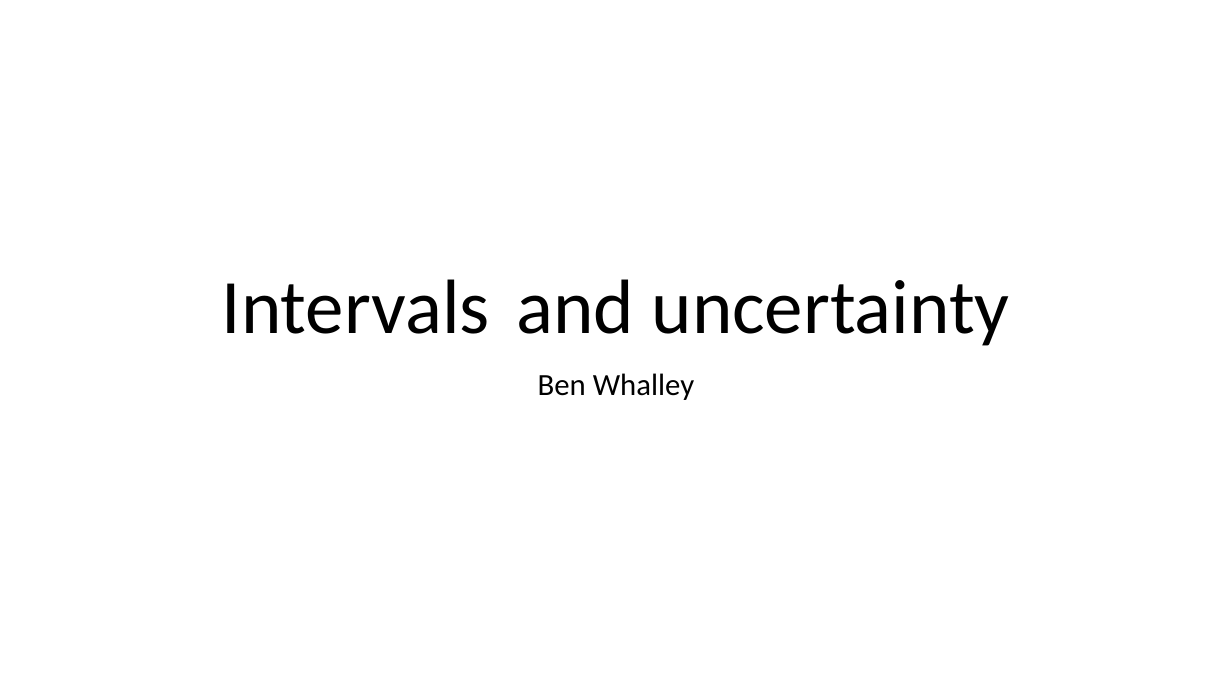
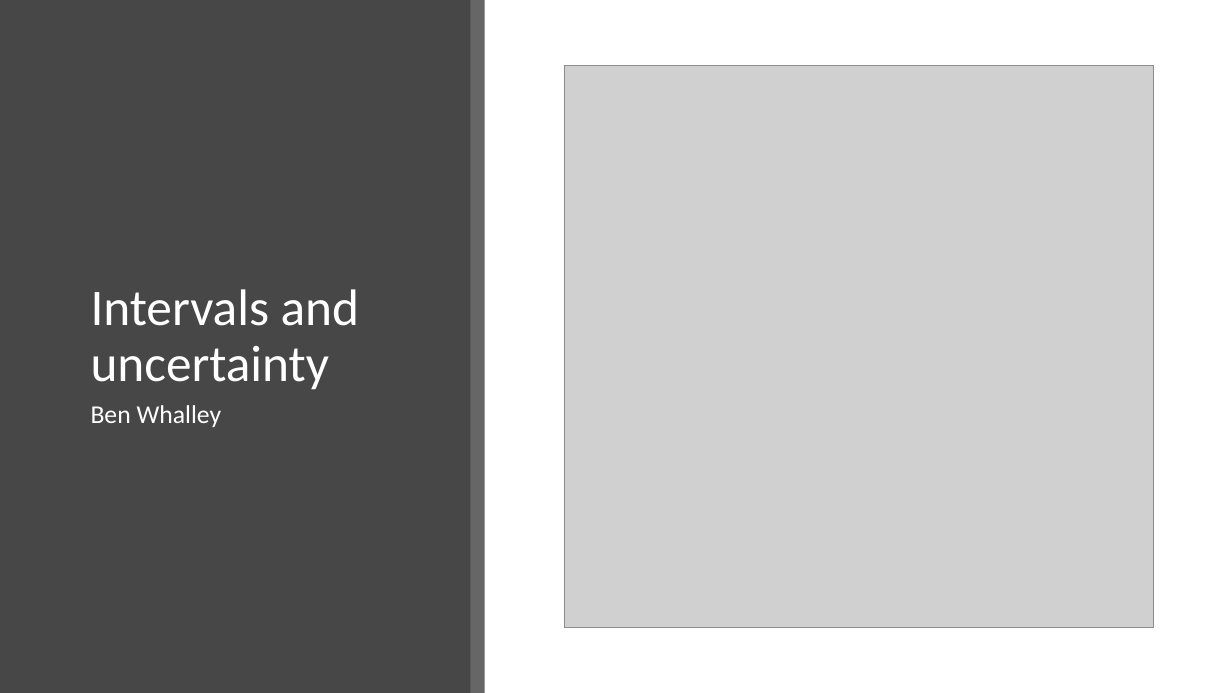
Before and after one commit to benwhalley/datafluency, a slide deck: slide 1 of slides/uncertainty.pptx. Drawn at 1232x693 pixels with LibreOffice and Linux fonts; fonts in the diff are those of the drawing; grey boxes stand for pictures. Boxes give left, top, right and bottom in pixels: in the first picture for what was removed or moved away, otherwise in the second. Text is boxed around its words. In the diff, an @@ line names an element or a change of style, - is before the commit and + after.

```diff
--- a/slides/uncertainty.pptx
+++ b/slides/uncertainty.pptx
@@ rectangle added at [0,0,485,693], fill #000000 at 60% opacity @@
@@ rectangle added at [0,0,470,693], fill #404040 at 80% opacity @@
@@ picture added at [565,65,1154,628] @@
@@ title "Intervals and uncertainty": place and size @@
-title "Intervals and uncertainty" at [222,279,1010,346]
+title "Intervals and uncertainty" at [91,289,359,390]
@@ title "Intervals and uncertainty" at [91,289,359,390]: size 60 to 40 pt, text colour #000000 to #FFFFFF; alignment centre to left @@
@@ subtitle "Ben Whalley": place and size @@
-subtitle "Ben Whalley" at [538,373,694,400]
+subtitle "Ben Whalley" at [91,405,222,427]
@@ subtitle "Ben Whalley" at [91,405,222,427]: size 24 to 20 pt, text colour #000000 to #FFFFFF; alignment centre to left @@
```
Also in this commit, not shown: 5 other slides changed, 7 slides added.
